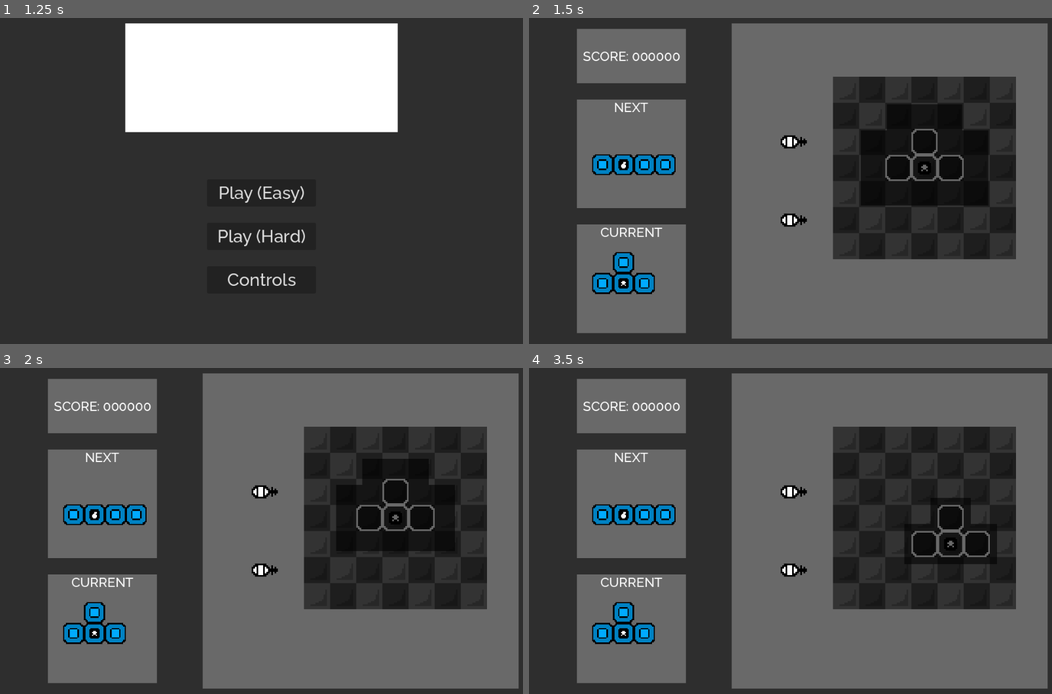
Above: before the commit, frames 1-4 (two rows, left to right).
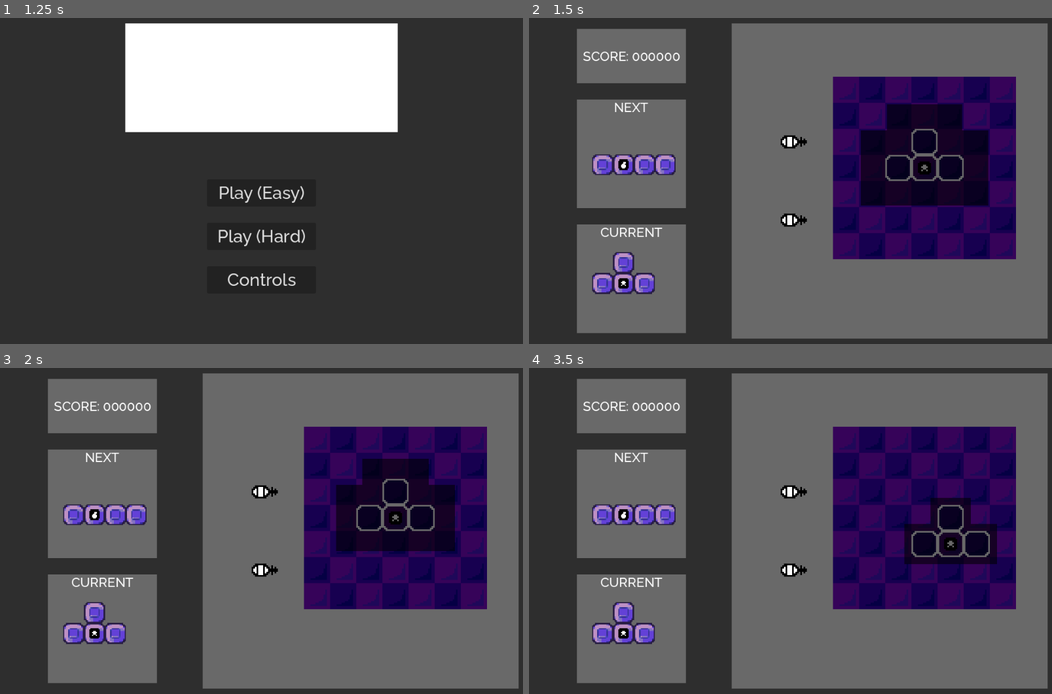
Above: after the commit, the same moments.

Repository: ijzm/LDJAM54
Game: Godot game, scene res://Levels/TSC.tscn
Two runs of this game, one before a commit and one after it. Both use one fixed random seed, a clock stepped at 60 frames per second and the inputs below. Sound files missing from this copy of the repository are replaced by a short silence.
Inputs (mouse positions are in pixels of both pictures, inside the frame that each line leads up to):
- Up to frame 1 (1.25 s): tap Enter at 0.5 s; move the mouse to (376, 164) at 0.52 s; hold D (Move_Right) from 0.53 s (still down); hold Z (Move_Drop) from 0.53 s (still down); click (376, 164) at 0.67 s
- Up to frame 2 (1.5 s): release D (Move_Right) at 1.25 s; release Z (Move_Drop) at 1.25 s; click "Play (Easy)" at 1.25 s
- Up to frame 3 (2 s): no input
- Up to frame 4 (3.5 s): move the mouse to (685, 547) at 2.02 s; hold S (Move_Down) 2.03-2.78 s; tap Space (Move_Rotate_Clockwise) at 2.1 s; move the mouse to (842, 459) at 2.77 s; hold D (Move_Right) from 2.78 s (still down); hold Q (Move_Rotate_Counter_Clockwise) from 2.78 s (still down)

Frame 1 is identical in both runs. In frame 2, 15% of the frame differs, in the area x 12-94%, y 18-85%; in frame 3, 16%; in frame 4, 19%.

Commit message:
Added new piece colors

Diff:
--- a/Prefabs/Piece.tscn
+++ b/Prefabs/Piece.tscn
@@ -8,5 +8,4 @@
 script = ExtResource("1_aeu4m")
 
 [node name="Sprite2D" type="Sprite2D" parent="."]
-modulate = Color(1, 1, 0.203922, 1)
 texture = ExtResource("2_e2isw")
--- a/Scripts/Board.gd
+++ b/Scripts/Board.gd
@@ -19,6 +19,9 @@
 
 			board_piece_instance.set_position(pos)
 
-			board_piece_instance.set_modulate(
-				Globals.BOARD_COLOR_LIGHT if (x + y) % 2 == 0 else Globals.BOARD_COLOR_DARK
-			)
+			if (x + y) % 2 == 0:
+				var light_texture = load("res://Graphics//Board_Piece_Light.png")
+				board_piece_instance.set_texture(light_texture)
+			else:
+				var dark_texture = load("res://Graphics//Board_Piece_Dark.png")
+				board_piece_instance.set_texture(dark_texture)
--- a/Scripts/Game_Manager.gd
+++ b/Scripts/Game_Manager.gd
@@ -127,7 +127,7 @@
 	next_shape = Globals.SHAPES[randi() % Globals.SHAPES.size()]
 	get_next_piece_powerups()
 
-	var colors = Globals.COLORS.keys()
+	var colors = Globals.COLORS
 	next_color = colors[randi() % colors.size()]
 
 
--- a/Scripts/Globals.gd
+++ b/Scripts/Globals.gd
@@ -13,12 +13,12 @@
 var LASER_TETROMINO_INTERVAL = 3
 var SHOP_PIECE_INTERVAL = 15
 
-var COLORS = {
-	"RED": Color.from_string("#FF2222", Color.RED),
-	"GREEN": Color.from_string("#00CC00", Color.GREEN),
-	"BLUE": Color.from_string("#00AAFF", Color.BLUE),
-	"YELLOW": Color.from_string("#FFFF33", Color.YELLOW),
-}
+var COLORS = [
+	"RED",
+	"GREEN",
+	"BLUE",
+	"ORANGE",
+]
 
 var SHAPES = [
 	[
--- a/Scripts/Piece.gd
+++ b/Scripts/Piece.gd
@@ -7,7 +7,8 @@
 
 func set_color(new_color: String):
 	color = new_color
-	$Sprite2D.set_modulate(Globals.COLORS.get(color, Color.WHITE))
+	var new_texture = load("res://Graphics//"+ color + "_Piece.png") # Load the new texture.
+	$Sprite2D.set_texture(new_texture)
 
 func set_powerup(new_powerup: String):
 	powerup = new_powerup
Binary file added: Graphics/Blue_Piece.png
Not shown, added: Graphics/Blue_Piece.png.import
Binary file added: Graphics/Board_Piece_Dark.png
Not shown, added: Graphics/Board_Piece_Dark.png.import
Binary file added: Graphics/Board_Piece_Light.png
Not shown, added: Graphics/Board_Piece_Light.png.import
Binary file added: Graphics/Green_Piece.png
Not shown, added: Graphics/Green_Piece.png.import
Binary file added: Graphics/Orange_Piece.png
Not shown, added: Graphics/Orange_Piece.png.import
Binary file added: Graphics/Red_Piece.png
Not shown, added: Graphics/Red_Piece.png.import
